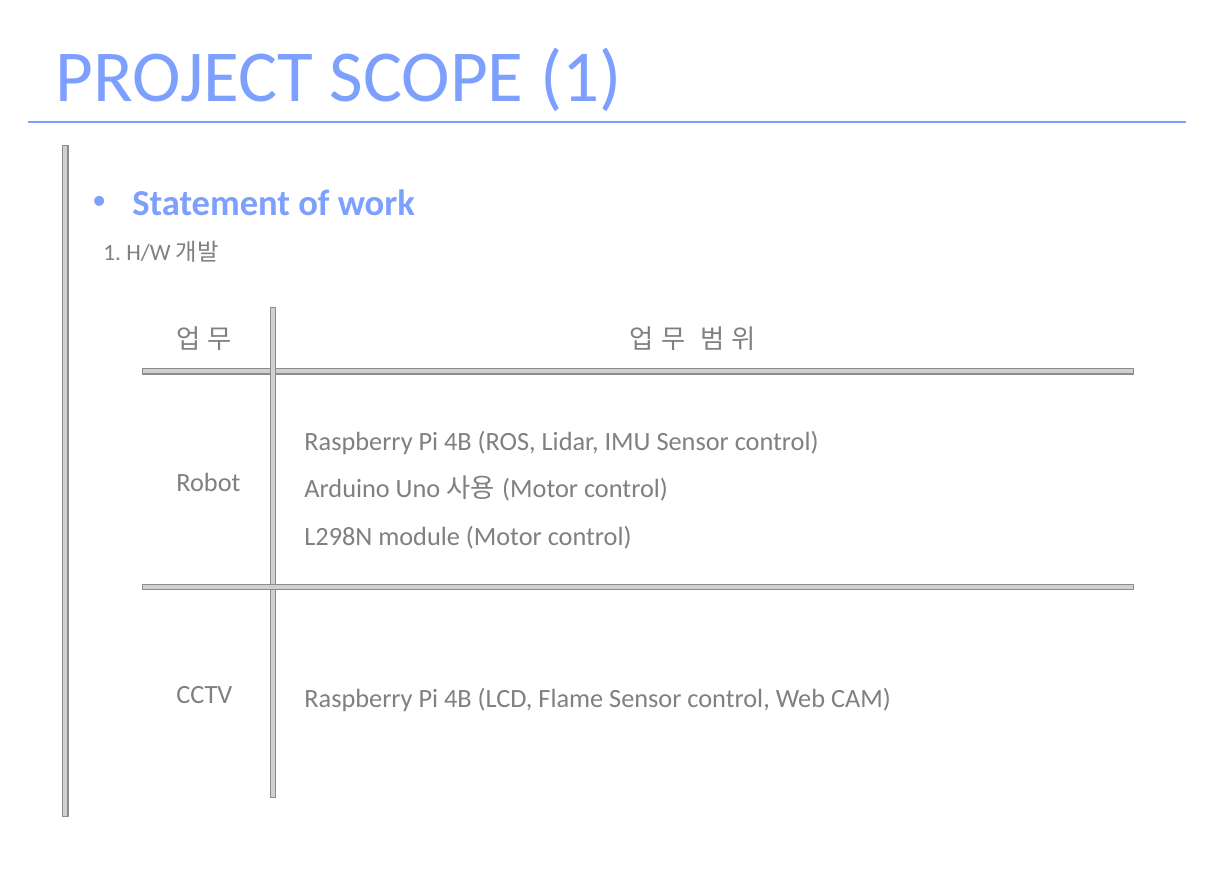
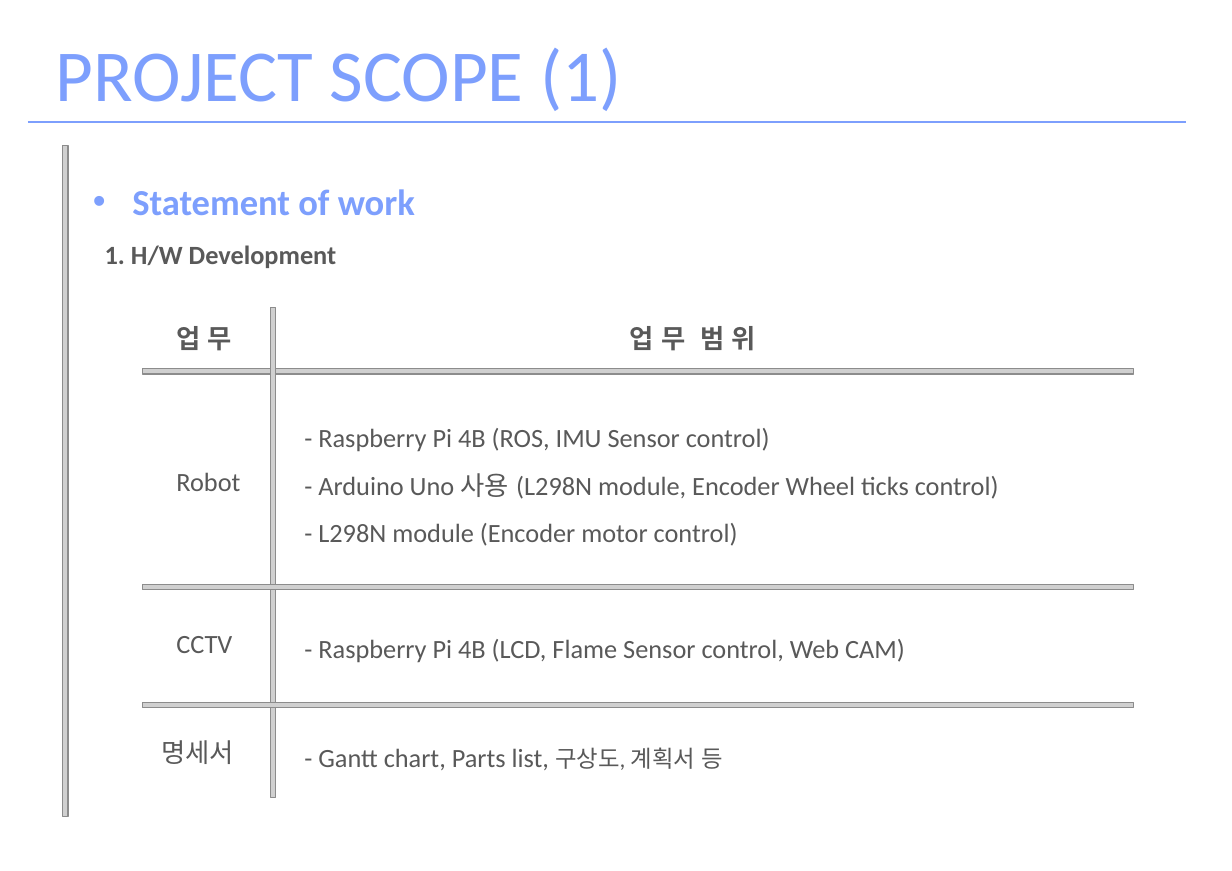
Before and after one commit to OhJaeGeun/IOT3_Project_helper_bot, a slide deck: slide 8 of Portfolio/HELPER_BOT_2.pptx. Drawn at 1232x871 pixels with LibreOffice and Linux fonts; fonts in the diff are those of the drawing; grey boxes stand for pictures. Boxes give left, top, right and bottom in pixels: in the first picture for what was removed or moved away, otherwise in the second. Text is boxed around its words. In the diff, an @@ line names an element or a change of style, - is before the commit and + after.

```diff
--- a/Portfolio/HELPER_BOT_2.pptx
+++ b/Portfolio/HELPER_BOT_2.pptx
@@ text at <box>105,245,336,268</box>: text changed; size 16 to 18 pt; text colour #808080 to #595959; bold on @@
-1. H/W 개발
+1. H/W Development
@@ text "업 무" at <box>176,326,232,351</box>: text colour #808080 to #595959, bold on @@
@@ text "업 무 범 위" at <box>629,326,756,351</box>: text colour #808080 to #595959, bold on @@
@@ text at <box>318,428,999,546</box>: text changed; text colour #808080 to #595959 @@
-Raspberry Pi 4B (ROS, Lidar, IMU Sensor control)
-Arduino Uno 사용 (Motor control)
-L298N module (Motor control)
+- Raspberry Pi 4B (ROS, IMU Sensor control)
+- Arduino Uno 사용 (L298N module, Encoder Wheel ticks control)
+- L298N module (Encoder motor control)
@@ text "Robot" at <box>176,472,240,491</box>: text colour #808080 to #595959 @@
@@ text "CCTV" at <box>176,636,232,653</box>: text colour #808080 to #595959 @@
@@ text "CCTV": place and size @@
-text "CCTV" at <box>176,686,232,703</box>
+text "CCTV" at <box>176,636,232,653</box>
@@ text at <box>318,639,905,662</box>: text changed; text colour #808080 to #595959 @@
-Raspberry Pi 4B (LCD, Flame Sensor control, Web CAM)
+- Raspberry Pi 4B (LCD, Flame Sensor control, Web CAM)
@@ picture added at <box>142,702,1134,708</box> @@
@@ text added at <box>161,740,234,764</box>, 18 pt, text #595959 @@
+명세서
@@ text added at <box>318,747,724,770</box>, 18 pt, text #595959 @@
+- Gantt chart, Parts list, 구상도, 계획서 등
```
Also in this commit, not shown: 9 other slides changed, 12 slides added, 9 slides removed, 3 other files.
